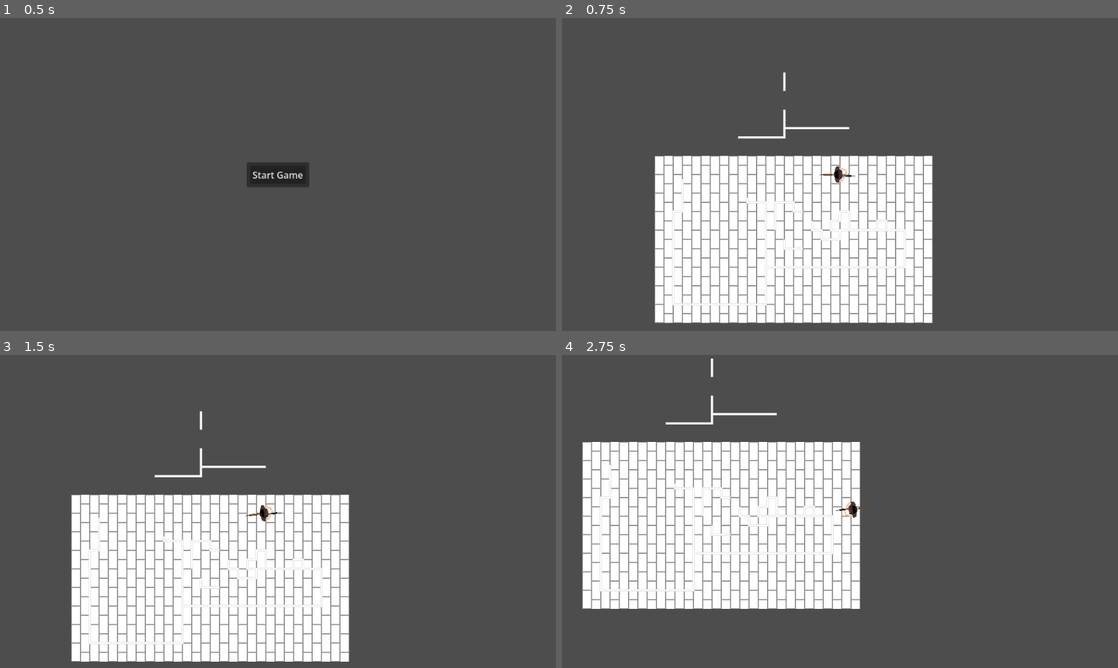
Above: before the commit, frames 1-4 (two rows, left to right).
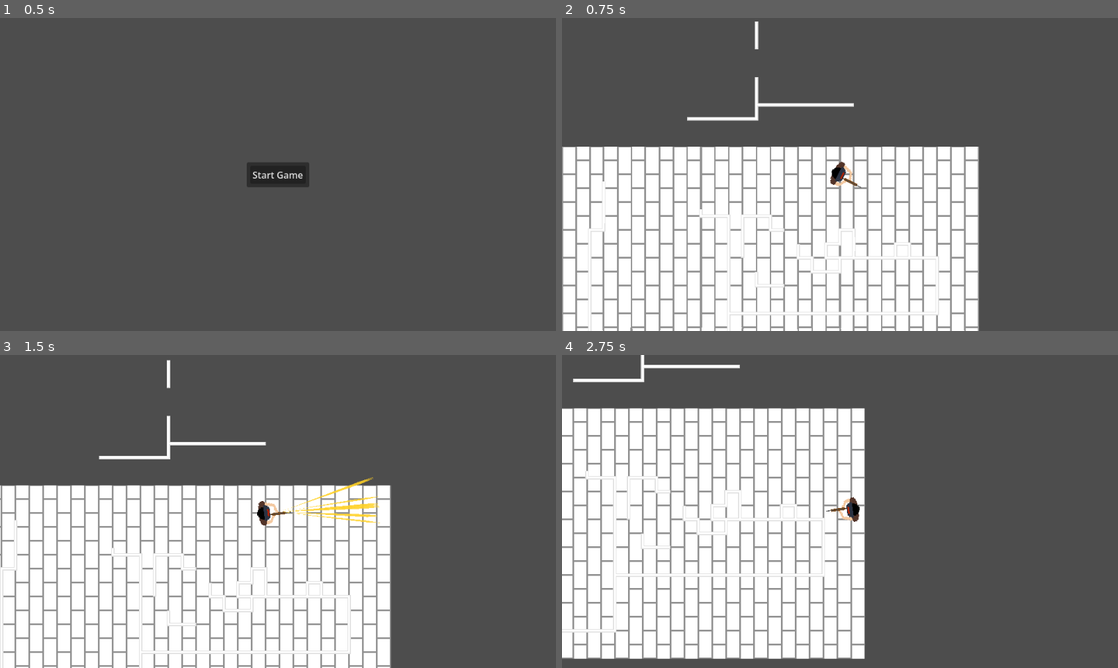
Above: after the commit, the same moments.

Repository: sparkworm/CookieJam
Game: Godot game, scene res://scenes/main.tscn
Same seed, same stepped clock (60 frames per second), same inputs: the game is played once before the commit and once after it.
Inputs (mouse positions are in pixels of both pictures, inside the frame that each line leads up to):
- Up to frame 1 (0.5 s): no input
- Up to frame 2 (0.75 s): click "Start Game" at 0.5 s
- Up to frame 3 (1.5 s): tap Enter at 1.25 s; move the mouse to (400, 495) at 1.27 s; hold D (move_right) from 1.28 s (still down); click (400, 495) at 1.35 s
- Up to frame 4 (2.75 s): right-click (962, 495) at 1.55 s; move the mouse to (728, 527) at 2.02 s; release D (move_right) at 2.03 s; hold S (move_down) from 2.03 s (still down); right-click (728, 527) at 2.1 s; click (728, 527) at 2.3 s

Frame 1 is identical in both runs. In frame 2, 26% of the frame differs, in the area x 0-75%, y 1-100%; in frame 3, 24%; in frame 4, 26%, in the area x 0-55%, y 0-98%.

Commit message:
Large refactor, creating a Character class that both Player and Enemy inherit.  Added weapon switching functionality for player.

Diff:
--- /dev/null
+++ b/scenes/characters/character.gd
@@ -0,0 +1,41 @@
+## Class for handling characters, including the player and enemies
+## Characters have the following traits:
+## [br]Characters may weild a weapon (only one at a time)
+class_name Character
+extends CharacterBody2D
+
+@export var health_component: HealthComponent
+@export var velocity_component: VelocityComponent
+@export var active_weapon: Weapon
+
+func _ready() -> void:
+	health_component.health_depleted.connect(die)
+
+## Gets current velocity from velocity component, then moves appropriately, finally updating
+## velocity in case of collision.
+func apply_velocity() -> void:
+	velocity = velocity_component.velocity
+	move_and_slide()
+	# potentially reduce velocity component's velocity if we hit a wall
+	velocity_component.velocity = velocity
+
+## TODO: add dead body
+func die() -> void:
+	queue_free()
+
+## ASSUME: incoming damage is a positive value
+## TODO: add blood splatter
+func take_hit(damage: int) -> void:
+
+	health_component.change_health(-damage)
+
+## Pull the active weapon's trigger
+func pull_trigger() -> void:
+	active_weapon.pull_trigger()
+
+## Release the active weapon's trigger
+func release_trigger() -> void:
+	active_weapon.release_trigger()
+
+func reload() -> void:
+	active_weapon.reload()
--- /dev/null
+++ b/scenes/characters/character.tscn
@@ -0,0 +1,33 @@
+[gd_scene format=3 uid="uid://i1c5ireodgf2"]
+
+[ext_resource type="Script" uid="uid://bwmg5pegpq5pa" path="res://scenes/characters/character.gd" id="1_x31xa"]
+[ext_resource type="Script" uid="uid://plrnmm30cui1" path="res://scenes/components/health_component.gd" id="2_1bdar"]
+[ext_resource type="Script" uid="uid://cic0as701hri4" path="res://scenes/components/velocity_component.gd" id="3_e22cc"]
+
+[sub_resource type="CircleShape2D" id="CircleShape2D_e22cc"]
+radius = 14.0
+
+[node name="Character" type="CharacterBody2D" unique_id=1616588408 node_paths=PackedStringArray("health_component", "velocity_component")]
+z_index = 1
+collision_layer = 2
+collision_mask = 15
+script = ExtResource("1_x31xa")
+health_component = NodePath("HealthComponent")
+velocity_component = NodePath("VelocityComponent")
+metadata/_custom_type_script = "uid://bwmg5pegpq5pa"
+
+[node name="HealthComponent" type="Node" parent="." unique_id=1617810015]
+script = ExtResource("2_1bdar")
+metadata/_custom_type_script = "uid://plrnmm30cui1"
+
+[node name="VelocityComponent" type="Node" parent="." unique_id=1120793794]
+script = ExtResource("3_e22cc")
+max_speed = 150.0
+accel = 750.0
+decel = 400.0
+metadata/_custom_type_script = "uid://cic0as701hri4"
+
+[node name="MoveCollision" type="CollisionShape2D" parent="." unique_id=1917224008]
+shape = SubResource("CircleShape2D_e22cc")
+
+[node name="Body" type="Node2D" parent="." unique_id=1846759813]
--- /dev/null
+++ b/scenes/characters/enemy.gd
@@ -0,0 +1,5 @@
+## Class for handling enemies.  Enemies share some of the following traits:
+## [br]Enemies have all the traits of Characters
+## [br]All enemies are controlled by a state machine
+class_name Enemy
+extends Character
--- /dev/null
+++ b/scenes/characters/enemy.tscn
@@ -0,0 +1,7 @@
+[gd_scene format=3 uid="uid://do1qwl2yj2hih"]
+
+[ext_resource type="PackedScene" uid="uid://i1c5ireodgf2" path="res://scenes/characters/character.tscn" id="1_7jb55"]
+[ext_resource type="Script" uid="uid://bsypdw6vcso71" path="res://scenes/characters/enemy.gd" id="2_fulqv"]
+
+[node name="Enemy" unique_id=1616588408 instance=ExtResource("1_7jb55")]
+script = ExtResource("2_fulqv")
--- /dev/null
+++ b/scenes/characters/enemy_1.tscn
@@ -0,0 +1,5 @@
+[gd_scene format=3 uid="uid://dpausbnfif1bh"]
+
+[ext_resource type="PackedScene" uid="uid://do1qwl2yj2hih" path="res://scenes/characters/enemy.tscn" id="1_ln8tg"]
+
+[node name="Enemy1" unique_id=1616588408 instance=ExtResource("1_ln8tg")]
--- a/scenes/characters/player.gd
+++ b/scenes/characters/player.gd
@@ -1,7 +1,14 @@
 class_name Player
-extends CharacterBody2D
+extends Character
 
-@onready var velocity_component: VelocityComponent = $VelocityComponent
+@export var available_weapons: Array[Weapon]
+
+var active_weapon_idx: int
+
+func _ready() -> void:
+	# hardcoded for 2 weapons
+	# ASSUME: there are two weapon in available weapons, and active_weapon is one of them
+	active_weapon_idx = 0 if active_weapon == available_weapons[0] else 1
 
 func _physics_process(delta: float) -> void:
 	# point towards mouse
@@ -11,7 +18,23 @@
 		velocity_component.accelerate(delta, move_dir)
 	else:
 		velocity_component.resolve_decel(delta)
-	velocity = velocity_component.velocity
-	move_and_slide()
-	# potentially reduce velocity component's velocity if we hit a wall
-	velocity_component.velocity = velocity
+	apply_velocity()
+
+	if Input.is_action_just_pressed("fire_weapon"):
+		pull_trigger()
+	if Input.is_action_just_released("fire_weapon"):
+		release_trigger()
+	if Input.is_action_just_pressed("reload"):
+		reload()
+	if Input.is_action_just_pressed("switch_weapon"):
+		switch_active_weapon()
+
+## Switches through the array available_weapons.
+## Technically, this function can support any nonzero number of weapons, but the player can have one
+## of two weapons, the shotgun and the rifle.
+func switch_active_weapon() -> void:
+	active_weapon.hide()
+	# switch between 0 or 1
+	active_weapon_idx = (active_weapon_idx + 1) % available_weapons.size()
+	active_weapon = available_weapons[active_weapon_idx]
+	active_weapon.show()
--- a/scenes/characters/player.tscn
+++ b/scenes/characters/player.tscn
@@ -1,7 +1,7 @@
-[gd_scene format=3 uid="uid://bmx4qtte4b7p4"]
+[gd_scene format=3 uid="uid://bymieovtpagmk"]
 
-[ext_resource type="Script" uid="uid://d1lgpeydnscc0" path="res://scenes/characters/player.gd" id="1_rp718"]
-[ext_resource type="PackedScene" uid="uid://dqmunjlmebvy8" path="res://scenes/components/velocity_component.tscn" id="2_76oj4"]
+[ext_resource type="PackedScene" uid="uid://i1c5ireodgf2" path="res://scenes/characters/character.tscn" id="1_rp718"]
+[ext_resource type="Script" uid="uid://d1lgpeydnscc0" path="res://scenes/characters/player.gd" id="2_76oj4"]
 [ext_resource type="Texture2D" uid="uid://bbbta28cgcgqw" path="res://textures/character/body.png" id="3_kqtwu"]
 [ext_resource type="Texture2D" uid="uid://dbseooyx5kmiw" path="res://textures/generic_shapes/circle7.png" id="4_6eyoc"]
 [ext_resource type="Texture2D" uid="uid://04e5h5usm15y" path="res://textures/character/arms_bad.png" id="4_eojnx"]
@@ -10,53 +10,42 @@
 [ext_resource type="PackedScene" uid="uid://b1nr6m4yn5dmy" path="res://scenes/weapons/rifle.tscn" id="7_6eyoc"]
 [ext_resource type="PackedScene" uid="uid://bbd4gf7bskb1e" path="res://scenes/weapons/shotgun.tscn" id="9_qgnko"]
 
-[sub_resource type="CircleShape2D" id="CircleShape2D_yewv4"]
-radius = 14.142136
+[node name="Player" unique_id=1616588408 node_paths=PackedStringArray("available_weapons", "active_weapon") instance=ExtResource("1_rp718")]
+collision_layer = 1
+script = ExtResource("2_76oj4")
+available_weapons = [NodePath("Shotgun"), NodePath("Rifle")]
+active_weapon = NodePath("Shotgun")
 
-[node name="Player" type="CharacterBody2D" unique_id=1046586076]
-light_mask = 32
-visibility_layer = 32
-collision_mask = 10
-motion_mode = 1
-platform_wall_layers = 10
-script = ExtResource("1_rp718")
-
-[node name="MoveCollision" type="CollisionShape2D" parent="." unique_id=713654831]
-shape = SubResource("CircleShape2D_yewv4")
-
-[node name="VelocityComponent" parent="." unique_id=968672500 instance=ExtResource("2_76oj4")]
-max_speed = 150.0
-accel = 750.0
-decel = 400.0
-
-[node name="Rifle" parent="." unique_id=1096367988 instance=ExtResource("7_6eyoc")]
-position = Vector2(8, 3)
+[node name="Body" parent="." index="3" unique_id=1846759813]
+position = Vector2(-2, 0)
 rotation = 1.5707964
 
-[node name="Body" type="Node2D" parent="." unique_id=1423505968]
-position = Vector2(-3, 0)
-rotation = 1.5707964
-
-[node name="Arms" type="Sprite2D" parent="Body" unique_id=83329479]
+[node name="Arms" type="Sprite2D" parent="Body" index="0" unique_id=2068848447]
 self_modulate = Color(0.9529412, 0.78431374, 0.627451, 1)
 texture = ExtResource("4_eojnx")
 
-[node name="Body" type="Sprite2D" parent="Body" unique_id=627173134]
+[node name="Body" type="Sprite2D" parent="Body" index="1" unique_id=1935309394]
 self_modulate = Color(0.3254902, 0.20392157, 0.16078432, 1)
 texture = ExtResource("3_kqtwu")
 
-[node name="Head" type="Sprite2D" parent="Body" unique_id=242722414]
+[node name="Head" type="Sprite2D" parent="Body" index="2" unique_id=2047532142]
 self_modulate = Color(0, 0, 0, 1)
+z_index = 1
 texture = ExtResource("4_6eyoc")
 
-[node name="Mask" type="Sprite2D" parent="Body/Head" unique_id=1234765175]
+[node name="Mask" type="Sprite2D" parent="Body/Head" index="0" unique_id=290956045]
 self_modulate = Color(0.16862746, 0.19607843, 0.25882354, 1)
 texture = ExtResource("5_eojnx")
 
-[node name="Visor" type="Sprite2D" parent="Body/Head" unique_id=396957019]
+[node name="Visor" type="Sprite2D" parent="Body/Head" index="1" unique_id=1470254788]
 self_modulate = Color(0.69803923, 0.13333334, 0, 1)
 texture = ExtResource("6_qgnko")
 
-[node name="Shotgun" parent="." unique_id=2130229884 instance=ExtResource("9_qgnko")]
-position = Vector2(-17, 0)
-rotation = -1.5586021
+[node name="Shotgun" parent="." index="4" unique_id=1096367988 instance=ExtResource("9_qgnko")]
+position = Vector2(11, 3)
+rotation = 1.5707964
+
+[node name="Rifle" parent="." index="5" unique_id=2075456587 instance=ExtResource("7_6eyoc")]
+visible = false
+position = Vector2(11, 3)
+rotation = 1.5707964
--- /dev/null
+++ b/scenes/characters/player_old.tscn
@@ -0,0 +1,62 @@
+[gd_scene format=3 uid="uid://bmx4qtte4b7p4"]
+
+[ext_resource type="Script" uid="uid://d1lgpeydnscc0" path="res://scenes/characters/player.gd" id="1_rp718"]
+[ext_resource type="PackedScene" uid="uid://dqmunjlmebvy8" path="res://scenes/components/velocity_component.tscn" id="2_76oj4"]
+[ext_resource type="Texture2D" uid="uid://bbbta28cgcgqw" path="res://textures/character/body.png" id="3_kqtwu"]
+[ext_resource type="Texture2D" uid="uid://dbseooyx5kmiw" path="res://textures/generic_shapes/circle7.png" id="4_6eyoc"]
+[ext_resource type="Texture2D" uid="uid://04e5h5usm15y" path="res://textures/character/arms_bad.png" id="4_eojnx"]
+[ext_resource type="Texture2D" uid="uid://bshh8olfoq7nd" path="res://textures/character/player_mask.png" id="5_eojnx"]
+[ext_resource type="Texture2D" uid="uid://bwwyrg1w4tipt" path="res://textures/character/visor.png" id="6_qgnko"]
+[ext_resource type="PackedScene" uid="uid://b1nr6m4yn5dmy" path="res://scenes/weapons/rifle.tscn" id="7_6eyoc"]
+[ext_resource type="PackedScene" uid="uid://bbd4gf7bskb1e" path="res://scenes/weapons/shotgun.tscn" id="9_qgnko"]
+
+[sub_resource type="CircleShape2D" id="CircleShape2D_yewv4"]
+radius = 14.0
+
+[node name="PlayerOld" type="CharacterBody2D" unique_id=1046586076]
+light_mask = 32
+visibility_layer = 32
+collision_mask = 10
+motion_mode = 1
+platform_wall_layers = 10
+script = ExtResource("1_rp718")
+
+[node name="MoveCollision" type="CollisionShape2D" parent="." unique_id=713654831]
+shape = SubResource("CircleShape2D_yewv4")
+
+[node name="VelocityComponent" parent="." unique_id=968672500 instance=ExtResource("2_76oj4")]
+max_speed = 150.0
+accel = 750.0
+decel = 400.0
+
+[node name="Rifle" parent="." unique_id=1096367988 instance=ExtResource("7_6eyoc")]
+position = Vector2(8, 3)
+rotation = 1.5707964
+
+[node name="Body" type="Node2D" parent="." unique_id=1423505968]
+position = Vector2(-3, 0)
+rotation = 1.5707964
+
+[node name="Arms" type="Sprite2D" parent="Body" unique_id=83329479]
+self_modulate = Color(0.9529412, 0.78431374, 0.627451, 1)
+texture = ExtResource("4_eojnx")
+
+[node name="Body" type="Sprite2D" parent="Body" unique_id=627173134]
+self_modulate = Color(0.3254902, 0.20392157, 0.16078432, 1)
+texture = ExtResource("3_kqtwu")
+
+[node name="Head" type="Sprite2D" parent="Body" unique_id=242722414]
+self_modulate = Color(0, 0, 0, 1)
+texture = ExtResource("4_6eyoc")
+
+[node name="Mask" type="Sprite2D" parent="Body/Head" unique_id=1234765175]
+self_modulate = Color(0.16862746, 0.19607843, 0.25882354, 1)
+texture = ExtResource("5_eojnx")
+
+[node name="Visor" type="Sprite2D" parent="Body/Head" unique_id=396957019]
+self_modulate = Color(0.69803923, 0.13333334, 0, 1)
+texture = ExtResource("6_qgnko")
+
+[node name="Shotgun" parent="." unique_id=2130229884 instance=ExtResource("9_qgnko")]
+position = Vector2(-17, 0)
+rotation = -1.5586021
--- /dev/null
+++ b/scenes/components/health_component.gd
@@ -0,0 +1,18 @@
+## Component for keeping track of health for any killable character.
+## May eventually support functionality for regeneration
+class_name HealthComponent
+extends Node
+
+signal health_depleted()
+
+@export var max_health: int = 100
+
+var health: int
+
+func _ready() -> void:
+	health = max_health
+
+func change_health(amnt: int) -> void:
+	health = clamp(health + amnt, 0, max_health)
+	if health == 0:
+		health_depleted.emit()
--- /dev/null
+++ b/scenes/components/health_component.tscn
@@ -0,0 +1,6 @@
+[gd_scene format=3 uid="uid://ccr0mcwbn2glm"]
+
+[ext_resource type="Script" uid="uid://plrnmm30cui1" path="res://scenes/components/health_component.gd" id="1_2wcl1"]
+
+[node name="HealthComponent" type="Node" unique_id=259326462]
+script = ExtResource("1_2wcl1")
--- a/scenes/levels/level.tscn
+++ b/scenes/levels/level.tscn
@@ -11,7 +11,8 @@
 [node name="Characters" type="Node2D" parent="." unique_id=30931231]
 z_index = 1
 
-[node name="Player" parent="Characters" unique_id=1046586076 instance=ExtResource("2_bovvr")]
+[node name="Player" parent="Characters" unique_id=1616588408 instance=ExtResource("2_bovvr")]
+z_index = 0
 
 [node name="Decals" type="Node2D" parent="." unique_id=1343355052]
 
@@ -19,6 +20,7 @@
 z_index = 1
 
 [node name="Camera2D" parent="." unique_id=735421850 node_paths=PackedStringArray("subject") instance=ExtResource("3_b2cq8")]
+zoom = Vector2(1.5, 1.5)
 subject = NodePath("../Characters/Player")
 
 [node name="Walls" type="TileMapLayer" parent="." unique_id=699539210]
--- a/scenes/levels/test_level.tscn
+++ b/scenes/levels/test_level.tscn
@@ -3,10 +3,6 @@
 [ext_resource type="PackedScene" uid="uid://b2tm2d7myhu4" path="res://scenes/levels/level.tscn" id="1_jbqir"]
 
 [node name="TestLevel" unique_id=50319851 instance=ExtResource("1_jbqir")]
-
-[node name="Player" parent="Characters" parent_id_path=PackedInt32Array(30931231) index="0" unique_id=1046586076]
-light_mask = 1
-visibility_layer = 1
 
 [node name="Walls" parent="." index="4" unique_id=699539210]
 position = Vector2(8, 8)
--- a/scenes/weapons/weapon.gd
+++ b/scenes/weapons/weapon.gd
@@ -31,13 +31,6 @@
 func _physics_process(_delta: float) -> void:
 	if full_auto and trigger_pulled:
 		fire_if_possible()
-
-	if Input.is_action_just_pressed("debug1"):
-		pull_trigger()
-	if Input.is_action_just_released("debug1"):
-		release_trigger()
-	if Input.is_action_just_pressed("debug2"):
-		reload()
 
 func reload() -> void:
 	# avoid reloading if we are full ammo on rounds reload
Not shown, added: scenes/characters/character.gd.uid
Not shown, added: scenes/characters/enemy.gd.uid
Not shown, added: scenes/components/health_component.gd.uid
Not shown: 1 places in scenes/levels/level.tscn that only renumber resources
